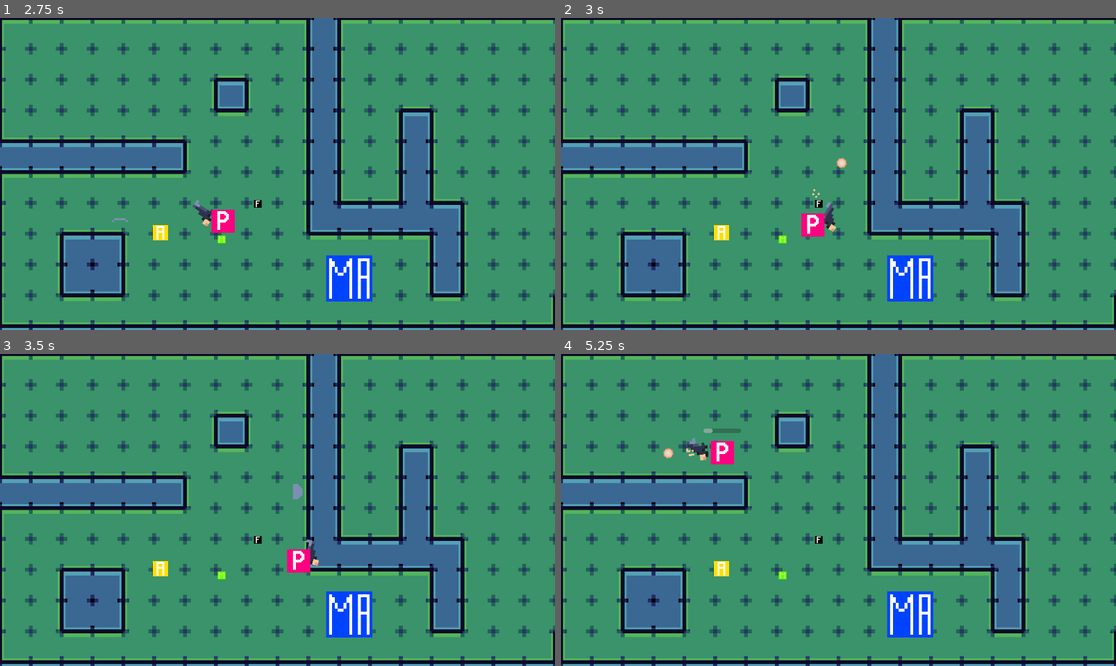
Above: before the commit, frames 1-4 (two rows, left to right).
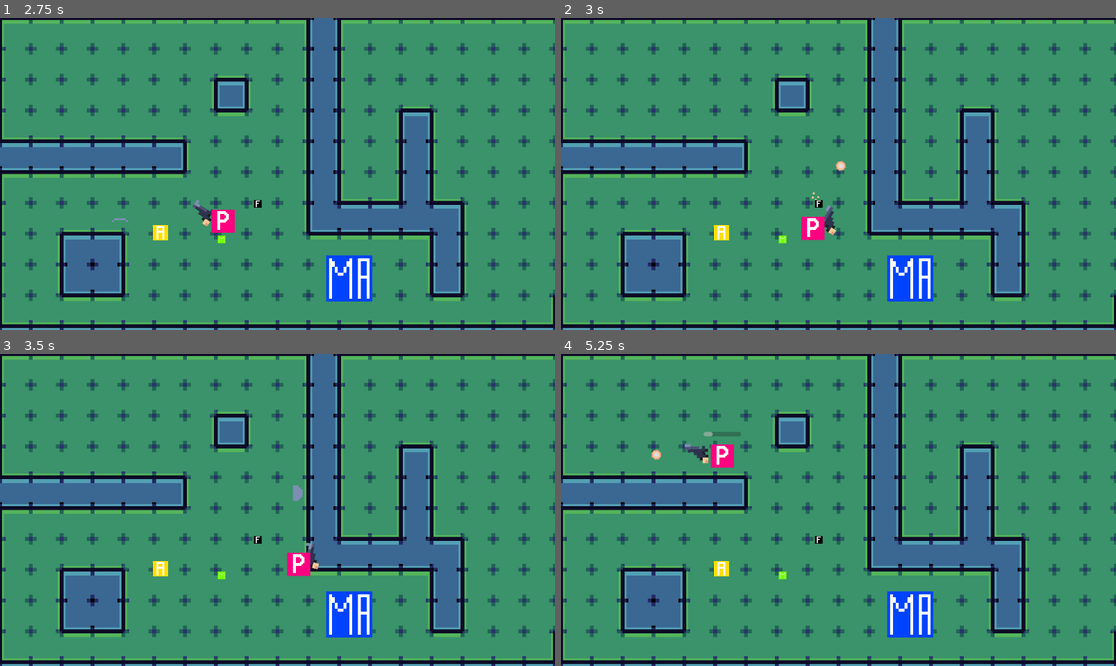
Above: after the commit, the same moments.

Repository: F3rnDev/BrackeysJam2025
Game: Godot game, scene res://Nodes/main_menu.tscn
Two runs of this game, one before a commit and one after it. Both use one fixed random seed, a clock stepped at 60 frames per second and the inputs below.
Inputs (mouse positions are in pixels of both pictures, inside the frame that each line leads up to):
- Up to frame 1 (2.75 s): click "Play" at 0.5 s; tap Enter at 1.25 s; move the mouse to (399, 158) at 1.27 s; press the mouse at (399, 158) at 1.28 s; hold D (Right) 1.28-2.03 s; move the mouse to (166, 189) at 2.02 s; release the mouse at (166, 189) at 2.03 s; hold S (Down) from 2.03 s (still down); click (166, 189) at 2.1 s
- Up to frame 2 (3 s): move the mouse to (894, 105) at 2.77 s; release S (Down) at 2.78 s; press the mouse at (894, 105) at 2.78 s; hold D (Right) from 2.78 s (still down)
- Up to frame 3 (3.5 s): keep holding D (Right)
- Up to frame 4 (5.25 s): move the mouse to (810, 572) at 3.52 s; release D (Right) at 3.53 s; release the mouse at (810, 572) at 3.53 s; hold W (Up) 3.53-4.28 s; click (810, 572) at 3.6 s; move the mouse to (1005, 556) at 4.27 s; press the mouse at (1005, 556) at 4.28 s; hold A (Left) from 4.28 s (still down); tap R (Reload) at 4.9 s; move the mouse to (672, 463) at 5.02 s; release the mouse at (672, 463) at 5.03 s; click (672, 463) at 5.1 s

Frame 1 is identical in both runs. In frame 2, 0.4% of the frame differs, in the area x 43-52%, y 44-72%; in frame 3, 0.3%; in frame 4, 0.6%, in the area x 16-33%, y 23-37%.

Commit message:
Adding knife and melee system

Diff:
--- /dev/null
+++ b/Assets/Resources/Weapons/knife.tres
@@ -0,0 +1,25 @@
+[gd_resource type="Resource" script_class="WeaponInfo" load_steps=4 format=3 uid="uid://kxihilp4he7m"]
+
+[ext_resource type="Script" uid="uid://ckkuapl6qdbhv" path="res://Scripts/WeaponInfo.gd" id="1_mv623"]
+[ext_resource type="SpriteFrames" uid="uid://bgswoj6vthq86" path="res://Assets/SpriteFrames/Weapons/Knife.tres" id="2_7srkx"]
+
+[sub_resource type="RectangleShape2D" id="RectangleShape2D_mv623"]
+size = Vector2(6, 5.333)
+
+[resource]
+script = ExtResource("1_mv623")
+name = "Knife"
+desc = ""
+weaponType = 0
+attackSpeed = 0.5
+maxDistance = 0.0
+bulletSpeed = 0.0
+maxAmmo = 0
+magCapacity = 0
+reloadSpeed = 0.1
+sprite = ExtResource("2_7srkx")
+shootPos = Vector2(4, -2)
+shootExplosion = Array[int]([])
+collPos = Vector2(2, -1.667)
+collShape = SubResource("RectangleShape2D_mv623")
+metadata/_custom_type_script = "uid://ckkuapl6qdbhv"
--- /dev/null
+++ b/Assets/Resources/Weapons/pistol.tres
@@ -0,0 +1,27 @@
+[gd_resource type="Resource" script_class="WeaponInfo" load_steps=5 format=3 uid="uid://f1cohsjfmu8h"]
+
+[ext_resource type="Script" uid="uid://ckkuapl6qdbhv" path="res://Scripts/WeaponInfo.gd" id="1_kicjp"]
+[ext_resource type="SpriteFrames" uid="uid://bxnuip5uui030" path="res://Assets/SpriteFrames/Weapons/Pistol.tres" id="2_lep8t"]
+[ext_resource type="Texture2D" uid="uid://1a4lyhuhcbkr" path="res://Assets/Images/bullet.png" id="3_53ugl"]
+
+[sub_resource type="RectangleShape2D" id="RectangleShape2D_rhxki"]
+size = Vector2(8, 5.333)
+
+[resource]
+script = ExtResource("1_kicjp")
+name = "Pistol"
+desc = ""
+weaponType = 1
+attackSpeed = 0.3
+maxDistance = 600.0
+bulletSpeed = 600.0
+maxAmmo = 200
+magCapacity = 12
+reloadSpeed = 1.5
+sprite = ExtResource("2_lep8t")
+spriteBullet = ExtResource("3_53ugl")
+shootPos = Vector2(7, -3)
+shootExplosion = Array[int]([2, 3])
+collPos = Vector2(3, -1.667)
+collShape = SubResource("RectangleShape2D_rhxki")
+metadata/_custom_type_script = "uid://ckkuapl6qdbhv"
--- /dev/null
+++ b/Assets/SpriteFrames/Weapons/Knife.tres
@@ -0,0 +1,56 @@
+[gd_resource type="SpriteFrames" load_steps=7 format=3 uid="uid://bgswoj6vthq86"]
+
+[ext_resource type="Texture2D" uid="uid://sh3i3mksraty" path="res://Assets/Images/Weapon/knife.png" id="1_bu56i"]
+
+[sub_resource type="AtlasTexture" id="AtlasTexture_rhxki"]
+atlas = ExtResource("1_bu56i")
+region = Rect2(8, 0, 8, 8)
+
+[sub_resource type="AtlasTexture" id="AtlasTexture_uo37g"]
+atlas = ExtResource("1_bu56i")
+region = Rect2(16, 0, 8, 8)
+
+[sub_resource type="AtlasTexture" id="AtlasTexture_2qbl2"]
+atlas = ExtResource("1_bu56i")
+region = Rect2(24, 0, 8, 8)
+
+[sub_resource type="AtlasTexture" id="AtlasTexture_tpcno"]
+atlas = ExtResource("1_bu56i")
+region = Rect2(0, 0, 8, 8)
+
+[sub_resource type="AtlasTexture" id="AtlasTexture_kwbry"]
+atlas = ExtResource("1_bu56i")
+region = Rect2(32, 0, 8, 8)
+
+[resource]
+animations = [{
+"frames": [{
+"duration": 1.0,
+"texture": SubResource("AtlasTexture_rhxki")
+}, {
+"duration": 1.0,
+"texture": SubResource("AtlasTexture_uo37g")
+}, {
+"duration": 1.0,
+"texture": SubResource("AtlasTexture_2qbl2")
+}],
+"loop": false,
+"name": &"Shoot",
+"speed": 12.0
+}, {
+"frames": [{
+"duration": 1.0,
+"texture": SubResource("AtlasTexture_tpcno")
+}],
+"loop": true,
+"name": &"default",
+"speed": 5.0
+}, {
+"frames": [{
+"duration": 1.0,
+"texture": SubResource("AtlasTexture_kwbry")
+}],
+"loop": false,
+"name": &"transitionIdle",
+"speed": 12.0
+}]
--- a/Assets/SpriteFrames/Weapons/Pistol.tres
+++ b/Assets/SpriteFrames/Weapons/Pistol.tres
@@ -1,6 +1,6 @@
 [gd_resource type="SpriteFrames" load_steps=7 format=3 uid="uid://bxnuip5uui030"]
 
-[ext_resource type="Texture2D" uid="uid://dypebrkx4if5d" path="res://Assets/Images/pistol.png" id="1_wdtql"]
+[ext_resource type="Texture2D" uid="uid://dypebrkx4if5d" path="res://Assets/Images/Weapon/pistol.png" id="1_wdtql"]
 
 [sub_resource type="AtlasTexture" id="AtlasTexture_wdtql"]
 atlas = ExtResource("1_wdtql")
--- a/Nodes/Enemys/ant.tscn
+++ b/Nodes/Enemys/ant.tscn
@@ -6,6 +6,7 @@
 size = Vector2(16, 16)
 
 [node name="Ant" type="CharacterBody2D"]
+collision_layer = 2
 
 [node name="Sprite2D" type="Sprite2D" parent="."]
 texture = ExtResource("1_ht5vo")
--- a/Nodes/Enemys/bee.tscn
+++ b/Nodes/Enemys/bee.tscn
@@ -6,6 +6,7 @@
 size = Vector2(32, 32)
 
 [node name="Bee" type="CharacterBody2D"]
+collision_layer = 2
 
 [node name="Sprite2D" type="Sprite2D" parent="."]
 texture = ExtResource("1_6ul5o")
--- a/Nodes/Enemys/fly.tscn
+++ b/Nodes/Enemys/fly.tscn
@@ -6,6 +6,7 @@
 size = Vector2(16, 16)
 
 [node name="Fly" type="CharacterBody2D"]
+collision_layer = 2
 
 [node name="Sprite2D" type="Sprite2D" parent="."]
 texture = ExtResource("1_tiy8n")
--- a/Nodes/Enemys/monster_blue.tscn
+++ b/Nodes/Enemys/monster_blue.tscn
@@ -6,6 +6,7 @@
 size = Vector2(96, 96)
 
 [node name="MonsterBlue" type="CharacterBody2D"]
+collision_layer = 2
 
 [node name="Sprite2D" type="Sprite2D" parent="."]
 texture = ExtResource("1_bxbq8")
--- a/Nodes/Player.tscn
+++ b/Nodes/GameAssets/Player.tscn
@@ -1,7 +1,7 @@
 [gd_scene load_steps=5 format=3 uid="uid://bgmjmgo3qsjwr"]
 
 [ext_resource type="Script" uid="uid://chni3vrlng31e" path="res://Scripts/player.gd" id="1_bkgf5"]
-[ext_resource type="PackedScene" uid="uid://chj6niai1tf2a" path="res://Nodes/weapon.tscn" id="3_kl0bm"]
+[ext_resource type="PackedScene" uid="uid://chj6niai1tf2a" path="res://Nodes/GameAssets/weapon.tscn" id="3_kl0bm"]
 [ext_resource type="Texture2D" uid="uid://cd7ths8gn57jy" path="res://Assets/Images/Placeholders/placeholder_player.png" id="3_pdiyv"]
 
 [sub_resource type="RectangleShape2D" id="RectangleShape2D_5x0yn"]
@@ -9,7 +9,6 @@
 
 [node name="Player" type="CharacterBody2D"]
 collision_layer = 2
-collision_mask = 3
 script = ExtResource("1_bkgf5")
 
 [node name="ReloadBar" type="ProgressBar" parent="."]
--- a/Nodes/bulletExplosion.tscn
+++ b/Nodes/GameAssets/bulletExplosion.tscn
@@ -141,8 +141,8 @@
 [node name="BulletExplosion" type="AnimatedSprite2D"]
 scale = Vector2(4, 4)
 sprite_frames = SubResource("SpriteFrames_au3e8")
-animation = &"Pistol_2"
+animation = &"Pistol_1"
 offset = Vector2(-4, 0)
-script = ExtResource("2_obws2")
+script = ExtResource("2_1tqro")
 
 [connection signal="animation_finished" from="." to="." method="_on_animation_finished"]
--- a/Nodes/projectile.tscn
+++ b/Nodes/GameAssets/projectile.tscn
@@ -1,7 +1,7 @@
 [gd_scene load_steps=4 format=3 uid="uid://be7bmygp4jd81"]
 
-[ext_resource type="Texture2D" uid="uid://1a4lyhuhcbkr" path="res://Assets/Images/bullet.png" id="2_btnol"]
-[ext_resource type="Script" uid="uid://v3yn7b4ehitt" path="res://Scripts/projectile.gd" id="2_ngkxd"]
+[ext_resource type="Script" uid="uid://v3yn7b4ehitt" path="res://Scripts/projectile.gd" id="1_ai2ku"]
+[ext_resource type="Texture2D" uid="uid://1a4lyhuhcbkr" path="res://Assets/Images/bullet.png" id="2_5mc0o"]
 
 [sub_resource type="RectangleShape2D" id="RectangleShape2D_ngkxd"]
 
--- /dev/null
+++ b/Nodes/GameAssets/slash.tscn
@@ -0,0 +1,59 @@
+[gd_scene load_steps=9 format=3 uid="uid://ftdxfoj6tipb"]
+
+[ext_resource type="Texture2D" uid="uid://k8kwmi8yhj3r" path="res://Assets/Images/slash.png" id="1_wy7l7"]
+[ext_resource type="Script" uid="uid://wnr0t3q8qitj" path="res://Scripts/slash.gd" id="2_kbiwj"]
+
+[sub_resource type="AtlasTexture" id="AtlasTexture_kbiwj"]
+atlas = ExtResource("1_wy7l7")
+region = Rect2(0, 0, 16, 16)
+
+[sub_resource type="AtlasTexture" id="AtlasTexture_d3sah"]
+atlas = ExtResource("1_wy7l7")
+region = Rect2(16, 0, 16, 16)
+
+[sub_resource type="AtlasTexture" id="AtlasTexture_en84r"]
+atlas = ExtResource("1_wy7l7")
+region = Rect2(32, 0, 16, 16)
+
+[sub_resource type="AtlasTexture" id="AtlasTexture_7cmbm"]
+atlas = ExtResource("1_wy7l7")
+region = Rect2(48, 0, 16, 16)
+
+[sub_resource type="SpriteFrames" id="SpriteFrames_pfq2s"]
+animations = [{
+"frames": [{
+"duration": 1.0,
+"texture": SubResource("AtlasTexture_kbiwj")
+}, {
+"duration": 1.0,
+"texture": SubResource("AtlasTexture_d3sah")
+}, {
+"duration": 1.0,
+"texture": SubResource("AtlasTexture_en84r")
+}, {
+"duration": 1.0,
+"texture": SubResource("AtlasTexture_7cmbm")
+}],
+"loop": false,
+"name": &"default",
+"speed": 20.0
+}]
+
+[sub_resource type="RectangleShape2D" id="RectangleShape2D_kbiwj"]
+size = Vector2(16, 13.3333)
+
+[node name="Slash" type="AnimatedSprite2D"]
+scale = Vector2(6, 6)
+sprite_frames = SubResource("SpriteFrames_pfq2s")
+offset = Vector2(8, 0)
+script = ExtResource("2_kbiwj")
+
+[node name="AreaCollider" type="Area2D" parent="."]
+collision_layer = 4
+collision_mask = 3
+
+[node name="CollisionShape2D" type="CollisionShape2D" parent="AreaCollider"]
+position = Vector2(8, -0.166667)
+shape = SubResource("RectangleShape2D_kbiwj")
+
+[connection signal="animation_finished" from="." to="." method="_on_animation_finished"]
--- a/Nodes/weapon.tscn
+++ b/Nodes/GameAssets/weapon.tscn
@@ -1,49 +1,26 @@
-[gd_scene load_steps=8 format=3 uid="uid://chj6niai1tf2a"]
+[gd_scene load_steps=5 format=3 uid="uid://chj6niai1tf2a"]
 
-[ext_resource type="SpriteFrames" uid="uid://bxnuip5uui030" path="res://Assets/SpriteFrames/Weapons/Pistol.tres" id="1_w6ls5"]
+[ext_resource type="SpriteFrames" uid="uid://bgswoj6vthq86" path="res://Assets/SpriteFrames/Weapons/Knife.tres" id="1_w6ls5"]
 [ext_resource type="Script" uid="uid://d0e7tvfsldtnc" path="res://Scripts/weapon.gd" id="2_jt064"]
-[ext_resource type="Script" uid="uid://ckkuapl6qdbhv" path="res://Scripts/WeaponInfo.gd" id="3_w6ls5"]
-[ext_resource type="Texture2D" uid="uid://1a4lyhuhcbkr" path="res://Assets/Images/bullet.png" id="4_rhxki"]
-
-[sub_resource type="RectangleShape2D" id="RectangleShape2D_rhxki"]
-size = Vector2(8, 5.333)
-
-[sub_resource type="Resource" id="Resource_rhxki"]
-script = ExtResource("3_w6ls5")
-name = "Pistol"
-desc = ""
-weaponType = 1
-attackSpeed = 0.3
-maxDistance = 600.0
-bulletSpeed = 600.0
-maxAmmo = 200
-magCapacity = 12
-reloadSpeed = 1.5
-sprite = ExtResource("1_w6ls5")
-spriteBullet = ExtResource("4_rhxki")
-shootPos = Vector2(7, -3)
-shootExplosion = Array[int]([2, 3])
-collPos = Vector2(3, -1.667)
-collShape = SubResource("RectangleShape2D_rhxki")
-metadata/_custom_type_script = "uid://ckkuapl6qdbhv"
+[ext_resource type="Resource" uid="uid://f1cohsjfmu8h" path="res://Assets/Resources/Weapons/pistol.tres" id="3_86ec6"]
 
 [sub_resource type="RectangleShape2D" id="RectangleShape2D_jt064"]
-size = Vector2(7.99999, 5.33333)
+size = Vector2(6, 5.33333)
 
 [node name="Weapon" type="AnimatedSprite2D"]
 scale = Vector2(6, 6)
 sprite_frames = ExtResource("1_w6ls5")
 offset = Vector2(3, -2)
 script = ExtResource("2_jt064")
-data = SubResource("Resource_rhxki")
+data = ExtResource("3_86ec6")
 
 [node name="ShootPos" type="Marker2D" parent="."]
-position = Vector2(7, -3)
+position = Vector2(6, -1.83333)
 
 [node name="WeaponVerification" type="Area2D" parent="." groups=["Weapon"]]
 
 [node name="CollisionShape2D" type="CollisionShape2D" parent="WeaponVerification"]
-position = Vector2(3, -1.66667)
+position = Vector2(2, -1.66667)
 shape = SubResource("RectangleShape2D_jt064")
 
 [node name="AttackTimer" type="Timer" parent="."]
--- a/Nodes/defaultStage.tscn
+++ b/Nodes/defaultStage.tscn
@@ -1,7 +1,7 @@
 [gd_scene load_steps=7 format=4 uid="uid://c3fdoi3w64adr"]
 
-[ext_resource type="PackedScene" uid="uid://bgmjmgo3qsjwr" path="res://Nodes/Player.tscn" id="1_8gqdb"]
-[ext_resource type="PackedScene" uid="uid://cb62bfeynpsv1" path="res://Nodes/level_layout.tscn" id="2_ks0kp"]
+[ext_resource type="PackedScene" uid="uid://bgmjmgo3qsjwr" path="res://Nodes/GameAssets/Player.tscn" id="1_8gqdb"]
+[ext_resource type="PackedScene" uid="uid://cb62bfeynpsv1" path="res://Nodes/GameAssets/level_layout.tscn" id="2_ks0kp"]
 [ext_resource type="PackedScene" uid="uid://c1b7gwxc5vu6b" path="res://Nodes/Enemys/monster_blue.tscn" id="3_4dnyi"]
 [ext_resource type="PackedScene" uid="uid://cibovays3ctjf" path="res://Nodes/Enemys/bee.tscn" id="4_o7ya3"]
 [ext_resource type="PackedScene" uid="uid://bo75d3v4unq70" path="res://Nodes/Enemys/ant.tscn" id="4_u5ce1"]
--- a/Nodes/main_menu.tscn
+++ b/Nodes/main_menu.tscn
@@ -237,17 +237,14 @@
 [node name="Music" type="AudioStreamPlayer" parent="Audio"]
 stream = ExtResource("10_pjnmr")
 autoplay = true
-bus = &"Music"
 
 [node name="SFX_UI_accept" type="AudioStreamPlayer" parent="Audio"]
 unique_name_in_owner = true
 stream = ExtResource("11_v7py2")
-bus = &"SFX"
 
 [node name="SFX_UI_move" type="AudioStreamPlayer" parent="Audio"]
 unique_name_in_owner = true
 stream = ExtResource("12_fher3")
-bus = &"SFX"
 
 [connection signal="mouse_entered" from="CenterContainer/VBoxContainer/Play" to="Audio/SFX_UI_move" method="play" binds= [0.0]]
 [connection signal="mouse_entered" from="CenterContainer/VBoxContainer/Settings" to="Audio/SFX_UI_move" method="play" binds= [0.0]]
--- a/Scripts/player.gd
+++ b/Scripts/player.gd
@@ -30,11 +30,22 @@
 		velocity.x = move_toward(velocity.x, 0, SPEED)
 		velocity.y = move_toward(velocity.y, 0, SPEED)
 
+#Roll
+func roll():
+	pass
+
 #ReloadBar
 func setReloadBarMax():
+	if weapon.data == null:
+		return
+
 	reloadBar.max_value = weapon.data.reloadSpeed
 
 func setReloadBarVisible(boolean):
 	reloadBar.visible = boolean
+
+	if weapon.data == null:
+		return
+
 	reloading = boolean
 	reloadBar.value = 0
--- a/Scripts/projectile.gd
+++ b/Scripts/projectile.gd
@@ -2,7 +2,7 @@
 
 class_name Projectile
 
-@onready var bulletExplosion = preload("res://Nodes/bulletExplosion.tscn")
+@onready var bulletExplosion = preload("res://Nodes/GameAssets/bulletExplosion.tscn")
 var explosionType:Explosion.Type = Explosion.Type.BulletNormal
 
 var dir:Vector2
--- /dev/null
+++ b/Scripts/slash.gd
@@ -0,0 +1,11 @@
+extends AnimatedSprite2D
+
+class_name Slash
+
+func setSlashParameters(spawnPos:Vector2, dir:Vector2):
+	global_position = spawnPos
+	rotation = dir.angle()
+	play("default")
+
+func _on_animation_finished() -> void:
+	queue_free()
--- a/Scripts/weapon.gd
+++ b/Scripts/weapon.gd
@@ -6,8 +6,9 @@
 var player: Node2D   # referência ao player
 var baseoffset:Vector2 #baseoffset do player com o jogador na posição X
 
-@onready var projectile = preload("res://Nodes/projectile.tscn")
-@onready var explosion = preload("res://Nodes/bulletExplosion.tscn")
+@onready var projectile = preload("res://Nodes/GameAssets/projectile.tscn")
+@onready var explosion = preload("res://Nodes/GameAssets/bulletExplosion.tscn")
+@onready var slash = preload("res://Nodes/GameAssets/slash.tscn")
 
 var canShoot = true
 
@@ -26,6 +27,10 @@
 	setWeaponData()
 
 func setWeaponData():
+	if data == null:
+		visible = false
+		return
+
 	#stats
 	attackTimer.wait_time = data.attackSpeed
 	curMag = data.magCapacity
@@ -39,7 +44,7 @@
 	$WeaponVerification/CollisionShape2D.shape = data.collShape
 
 func _process(delta: float) -> void:
-	if not player:
+	if not player or data == null:
 		return
 
 	rotateWeapon()
@@ -65,24 +70,34 @@
 	if Input.is_action_pressed("Shoot") and canShoot:
 		handleShootInput()
 
-	if Input.is_action_just_pressed("Reload"):
+	if Input.is_action_just_pressed("Reload") and data.weaponType == WeaponInfo.type.Ranged:
 		reload()
 
 func handleShootInput():
+	#Check if timer isn't already playing
+	if !attackTimer.is_stopped():
+		return
+
 	if data.weaponType == WeaponInfo.type.Ranged:
 		shoot()
 	else:
 		attack()
 
+	#Start attackTimer
+	attackTimer.start()
+
 func attack():
+	#Play shoot animation
 	stop()
 	play("Shoot")
 
+	#spawn weapon slash
+	var slashInstance = slash.instantiate() as Slash
+	var dir = get_global_mouse_position() - global_position
+	slashInstance.setSlashParameters(shootPos.global_position, dir)
+	get_tree().current_scene.add_child(slashInstance)
+
 func shoot():
-	#Check if timer isn't already playing
-	if !attackTimer.is_stopped():
-		return
-
 	#Mag Capacity
 	if curMag == 0:
 		reload()
@@ -94,9 +109,6 @@
 	#Play shoot animation
 	stop()
 	play("Shoot")
-
-	#Start attackTimer
-	attackTimer.start()
 
 	#spawn projectile
 	var projectileInstance = projectile.instantiate() as Projectile
--- a/project.godot
+++ b/project.godot
@@ -11,14 +11,15 @@
 [application]
 
 config/name="Brackeys Game Jam"
-run/main_scene="uid://dtul3xn0156ts"
+run/main_scene="uid://c2ll31phwqxxp"
 config/features=PackedStringArray("4.4", "Forward Plus")
 config/icon="res://icon.svg"
 
 [display]
 
 mouse_cursor/custom_image="uid://y2q30obf1ltw"
-mouse_cursor/custom_image_hotspot=Vector2(20, 20)
+mouse_cursor/custom_image_hotspot=Vector2(18, 18)
+mouse_cursor/tooltip_position_offset=Vector2(18, 18)
 
 [global_group]
 
Binary file added: Assets/Asesprite/Weapon/knife.aseprite
Renamed: Assets/pistol.aseprite -> Assets/Asesprite/Weapon/pistol.aseprite
Renamed: Assets/explosion.aseprite -> Assets/Asesprite/explosion.aseprite
Binary file added: Assets/Asesprite/slash.aseprite
Binary file added: Assets/Images/Weapon/knife.png
Not shown, added: Assets/Images/Weapon/knife.png.import
Renamed: Assets/Images/pistol.png -> Assets/Images/Weapon/pistol.png
Not shown, changed: Assets/Images/Weapon/pistol.png.import
Renamed: Assets/Images/placeholder-fodase.png -> Assets/Images/Weapon/placeholder-fodase.png
Not shown, changed: Assets/Images/Weapon/placeholder-fodase.png.import
Binary file added: Assets/Images/slash.png
Not shown, added: Assets/Images/slash.png.import
(and 6 more such lines)
